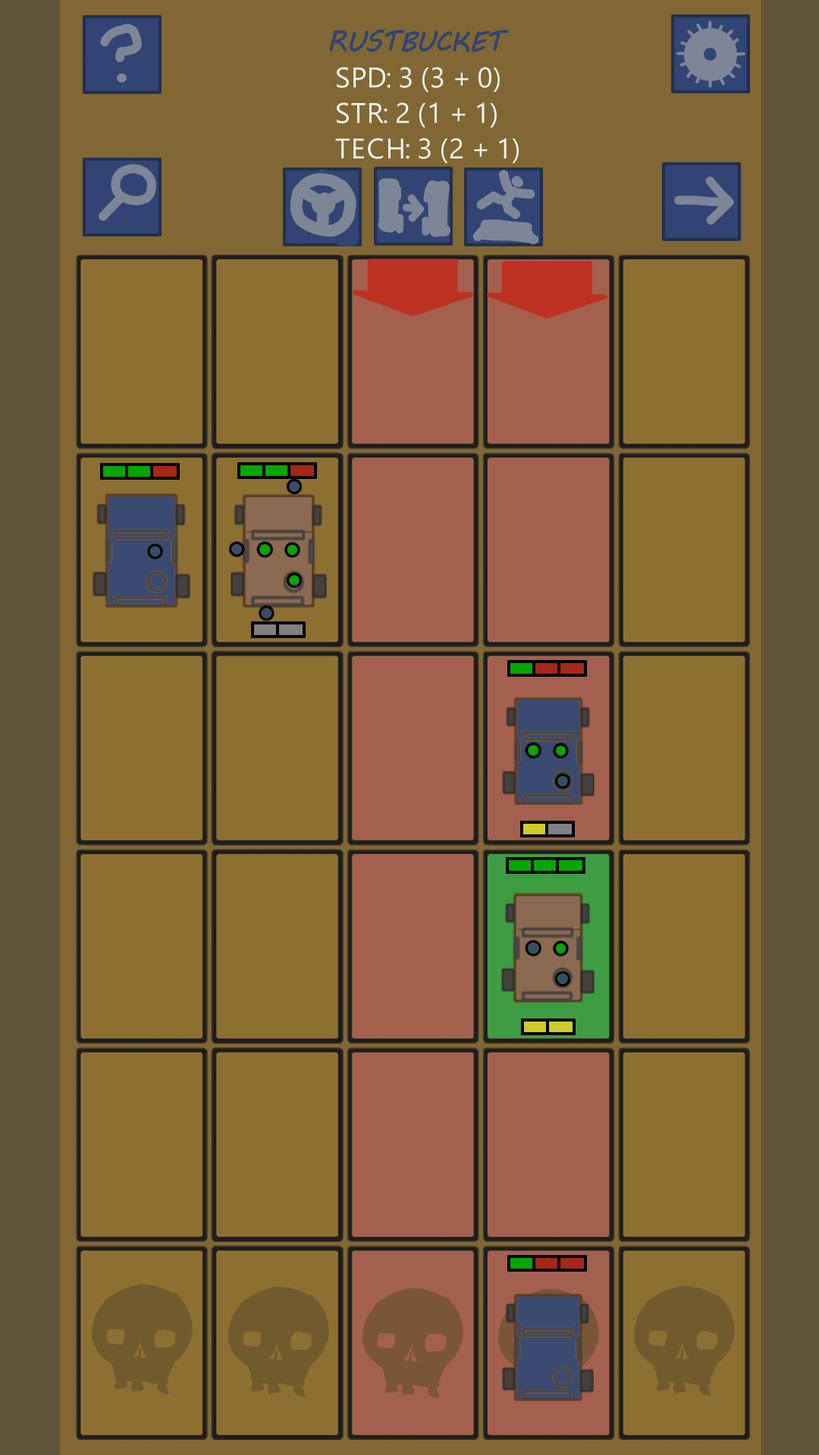
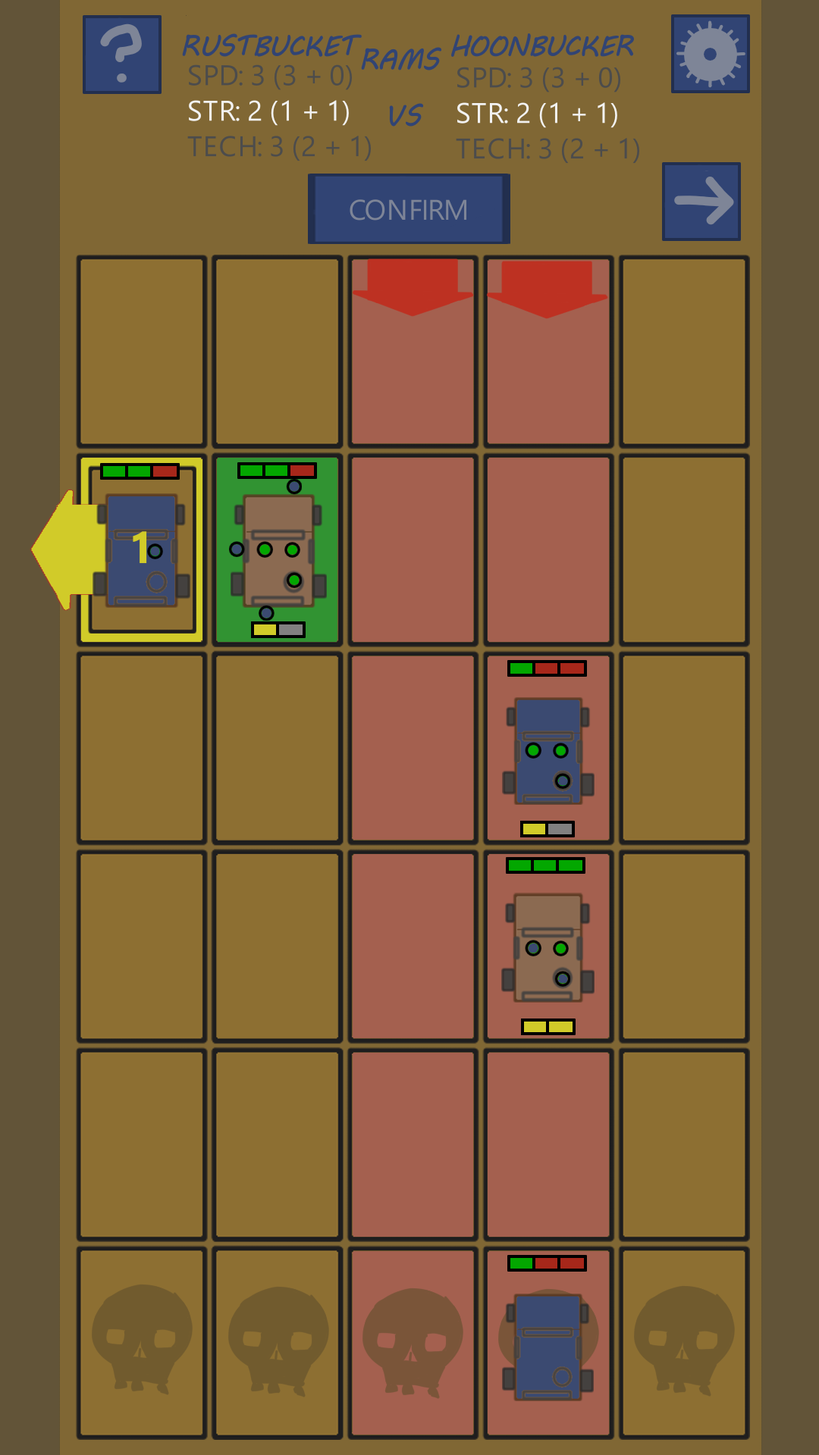
Before/after of a 819 × 1455 layered artwork. What changed in the layer stack:
hid "Drive Button" over [191, 111, 639, 643]
hid "Shake Button" over [372, 111, 639, 247]
hid "Ram Button" over [281, 110, 639, 643]
hid "Zoom Button" over [28, 101, 639, 643]
added layer "Confirm Button" above "Deselect Button" over [278, 109, 639, 643]
painted on "Vehicle Inhabitants Merged" over [28, 457, 609, 1039]
painted on "Vehicle Health Bars Merged" over [28, 457, 609, 1039]
painted on "Vehicle AP Bars Merged" over [28, 28, 639, 1039]
painted on "Enemy Vehicles Merged" over [28, 457, 609, 1039]
added layer "Obstacle Indicators Merged" (1st of 2) above "Obstacle Indicators Merged" over [28, 473, 245, 643]
painted on "Obstacle Indicators Merged" (2nd of 2) over [292, 182, 543, 247]
added layer "Road Grid Tiles" (1st of 2) above "Road Grid Tiles" over [50, 457, 245, 643]
painted on "Road Grid Tiles" (2nd of 2) over [28, 166, 609, 1039]
painted on "Road" over [48, 28, 639, 1039]
painted on "Background" over [28, 28, 639, 1039]
